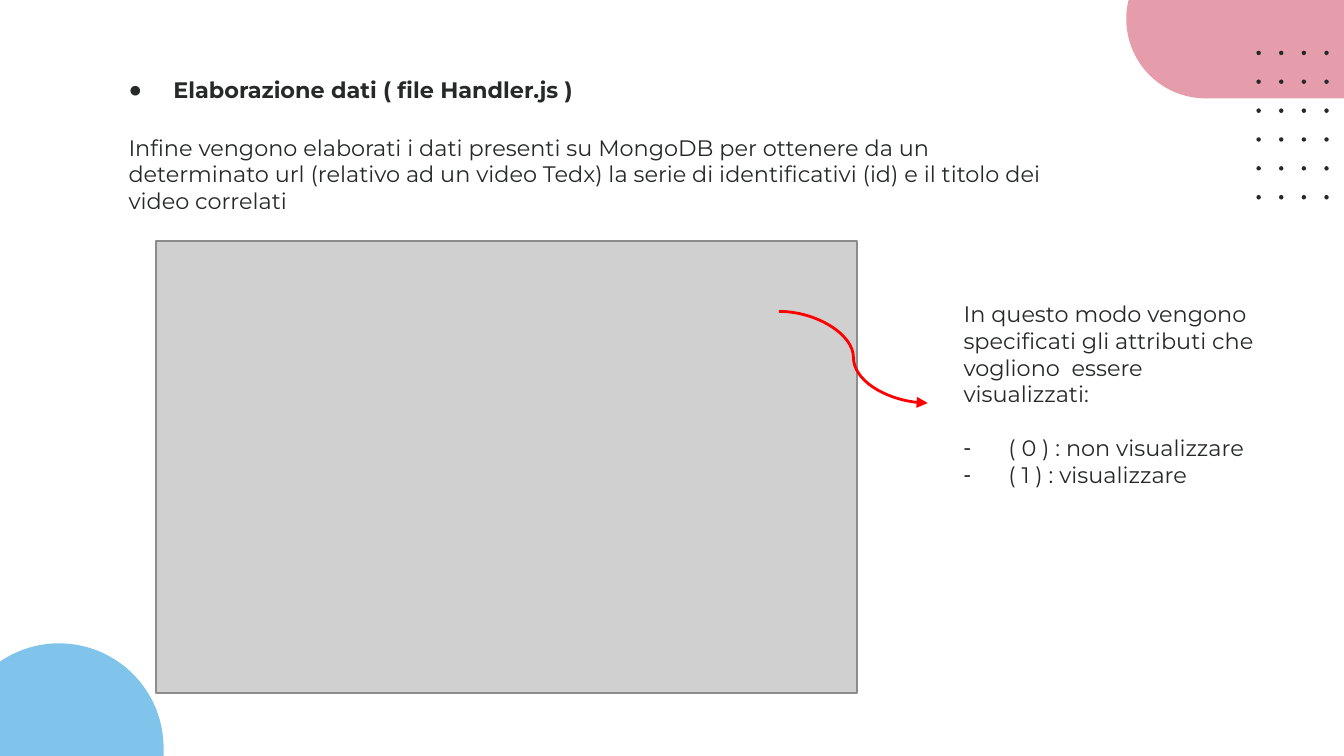
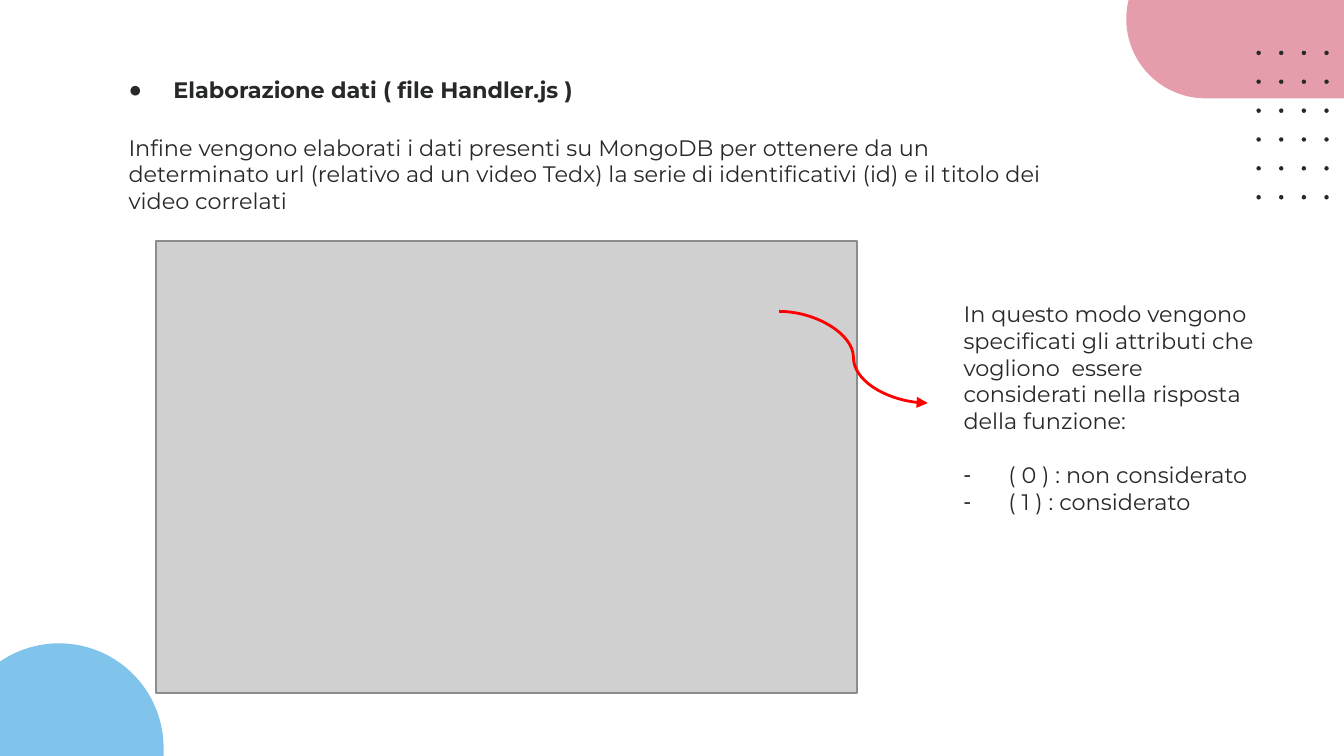
Before and after one commit to giotentori/unibg_cloud_and_mobile, a slide deck: slide 30 of Progetto_TCM/Progetto3.0/CommuniTEDx_3.0.pptx. Drawn at 1344x756 pixels with LibreOffice and Linux fonts; fonts in the diff are those of the drawing; grey boxes stand for pictures. Boxes give left, top, right and bottom in pixels: in the first picture for what was removed or moved away, otherwise in the second. Text is boxed around its words. In the diff, an @@ line names an element or a change of style, - is before the commit and + after.

```diff
--- a/Progetto_TCM/Progetto3.0/CommuniTEDx_3.0.pptx
+++ b/Progetto_TCM/Progetto3.0/CommuniTEDx_3.0.pptx
@@ text at <box>964,305,1253,510</box>: text changed @@
-In questo modo vengono specificati gli attributi che vogliono essere visualizzati:
-– ( 0 ) : non visualizzare
-– ( 1 ) : visualizzare
+In questo modo vengono specificati gli attributi che vogliono essere considerati nella risposta della funzione:
+– ( 0 ) : non considerato
+– ( 1 ) : considerato
```
Also in this commit, not shown: 4 other slides changed.
